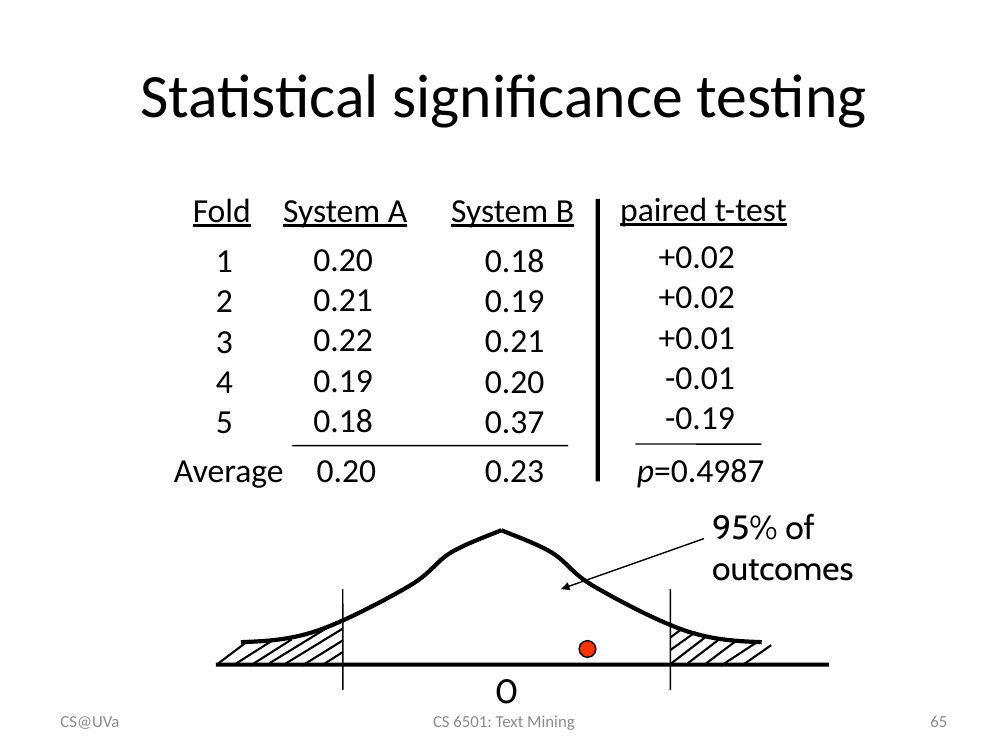
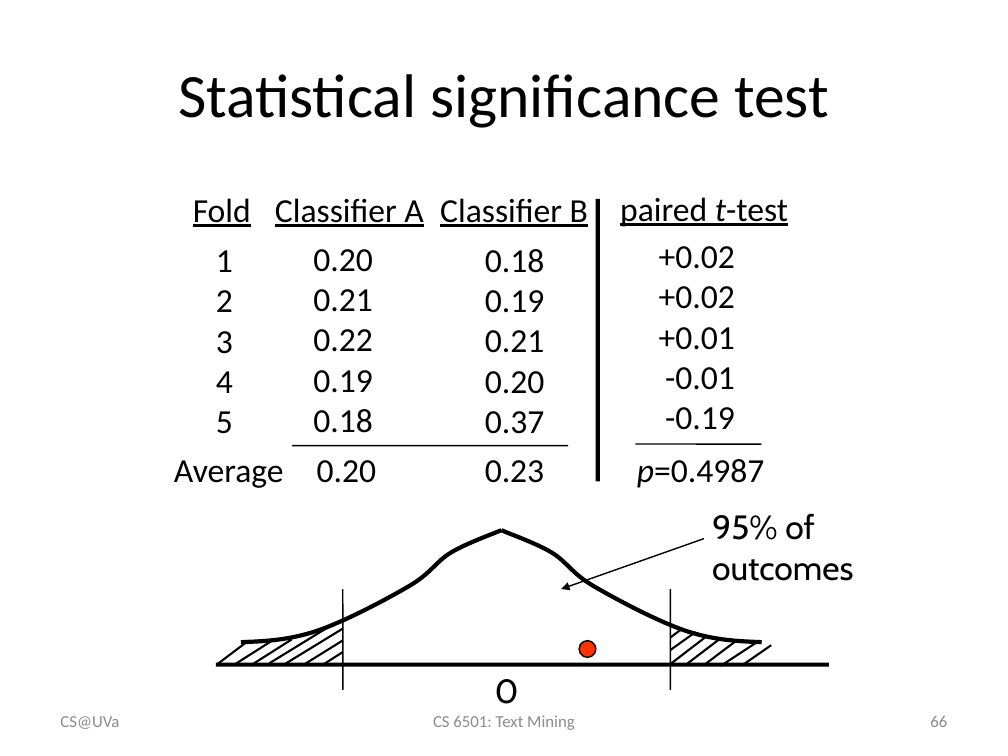
Before and after one commit to wang296/CS6501-Text-Mining, a slide deck: slide 66 of docs/TextCategorization.pptx (slide 65 before the commit). Drawn at 1008x756 pixels with LibreOffice and Linux fonts; fonts in the diff are those of the drawing. Boxes give left, top, right and bottom in pixels: in the first picture for what was removed or moved away, otherwise in the second. Text is boxed around its words. In the diff, an @@ line names an element or a change of style, - is before the commit and + after.

```diff
--- a/docs/TextCategorization.pptx
+++ b/docs/TextCategorization.pptx
@@ title at box(178, 74, 829, 128): text changed @@
-Statistical significance testing
+Statistical significance test
@@ text at box(275, 198, 423, 227): text changed @@
-System A
+Classifier A
@@ text at box(440, 198, 588, 227): text changed @@
-System B
+Classifier B
@@ text "paired t-test" at box(620, 197, 788, 227): italic on in "t-test" @@
@@ page number at box(930, 716, 947, 727): text changed @@
-65
+66
```
Also in this commit, not shown: 3 other slides changed, 1 slide added, 6 other files.
